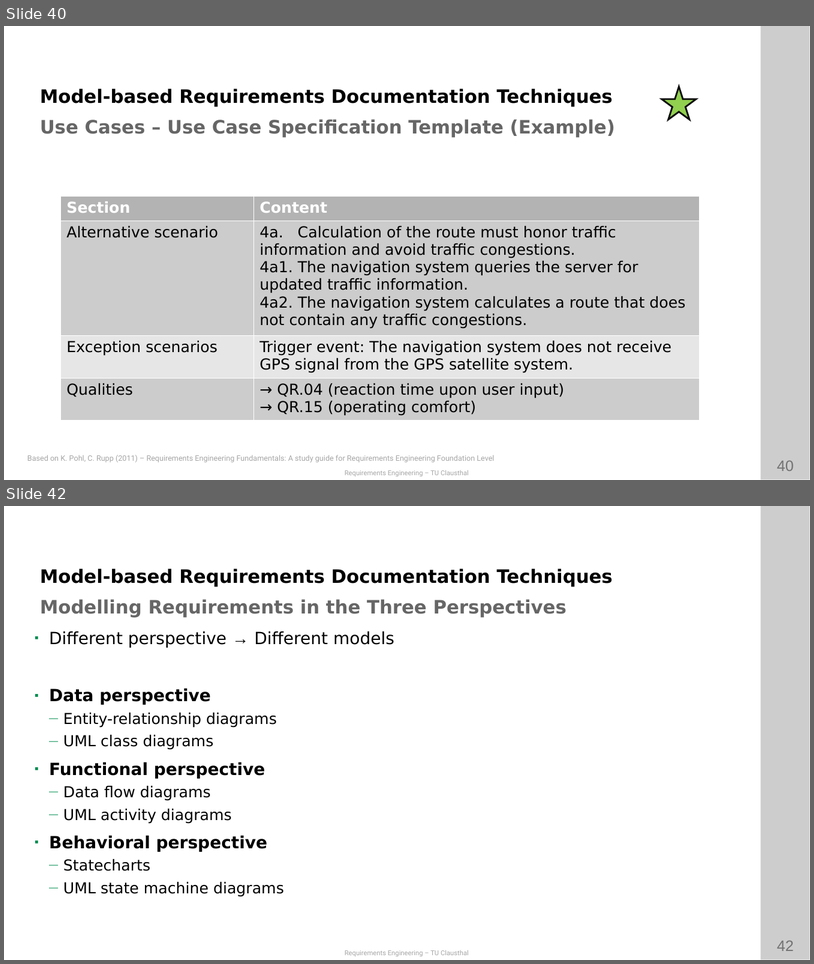
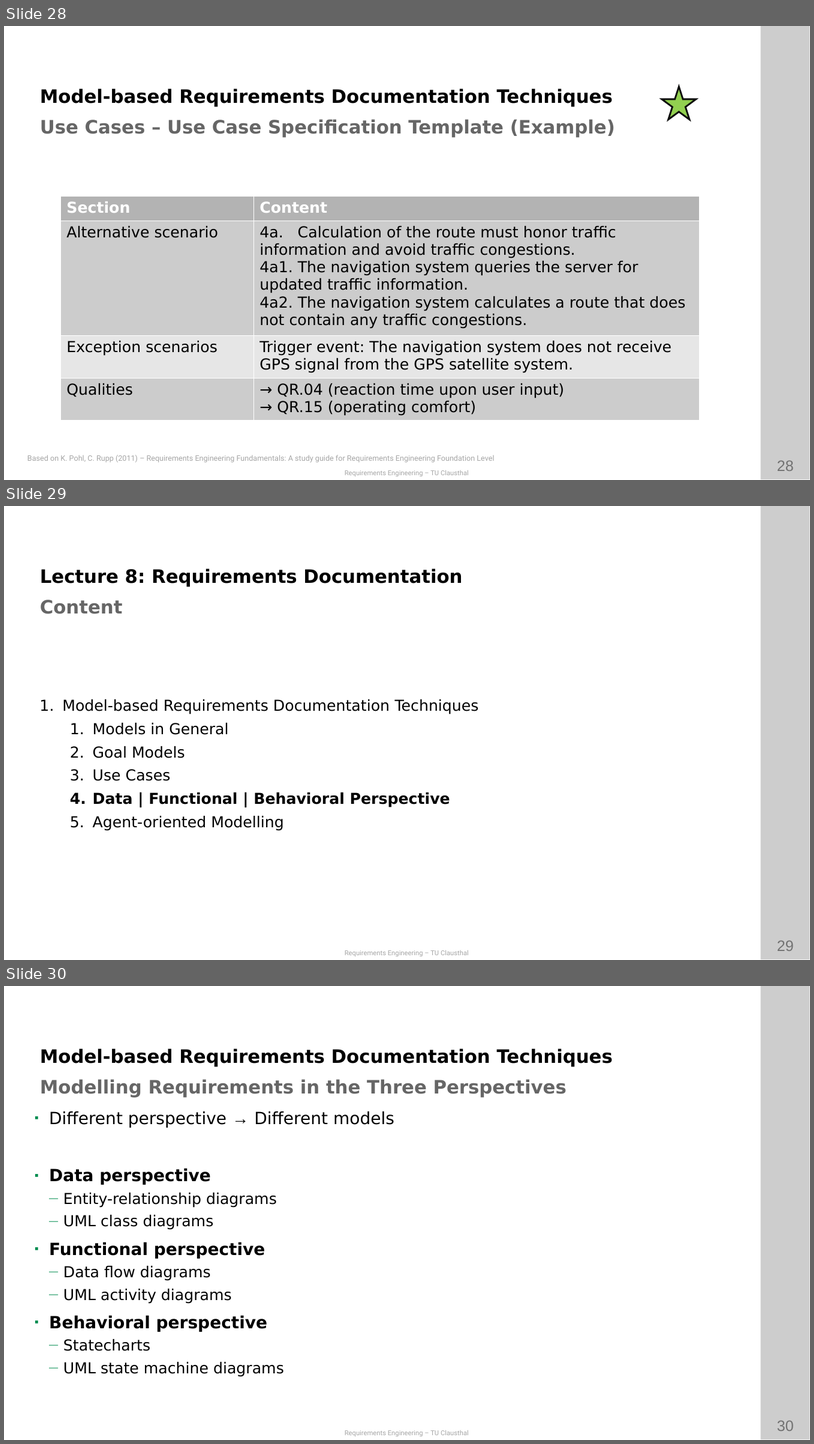
Before and after one commit to ETCE-LAB/teaching-material, a slide deck: Requirements-Engineering/RE-L08-Documentation--Model-based.pptx. Shown one above the other, each under a label of ours: slides 40 and 42 before the commit, slides 28, 29 and 30 after it; the slides between them are not shown. The pictures are 814x964 and 814x1444 pixels, drawn with LibreOffice and Linux fonts; fonts in the diff are those of the drawing; background and template pictures are left out. Boxes give left, top, right and bottom in pixels: in the first picture for what was removed or moved away, otherwise in the second. Text is boxed around its words. In the diff, an @@ line names an element or a change of style, - is before the commit and + after.

```diff
--- a/Requirements-Engineering/RE-L08-Documentation--Model-based.pptx
+++ b/Requirements-Engineering/RE-L08-Documentation--Model-based.pptx
@@ slide 29 added at <box>4,506,810,960</box>, background #FFFFFF; not listed: 4 template elements that a slide beside it also shows @@
@@ text added at <box>40,568,462,587</box>, 22 pt, text #000000, bold @@
+Lecture 8: Requirements Documentation
@@ text added at <box>40,600,123,614</box>, 22 pt, text #666666, bold @@
+Content
@@ text added at <box>62,699,479,831</box>, 18 pt, text #000000 @@
+1. Model-based Requirements Documentation Techniques
+  1. Models in General
+  2. Goal Models
+  3. Use Cases
+  4. Data | Functional | Behavioral Perspective
+  5. Agent-oriented Modelling
@@ what was slide 40 is now slide 28 @@
@@ page number at <box>777,460,794,471</box>: text changed @@
-40
+28
@@ what was slide 42 is now slide 30 @@
@@ page number at <box>777,1420,794,1431</box>: text changed @@
-42
+30
```
Also in this commit, not shown: 5 slides changed, 1 other slide added, 1 other file.
